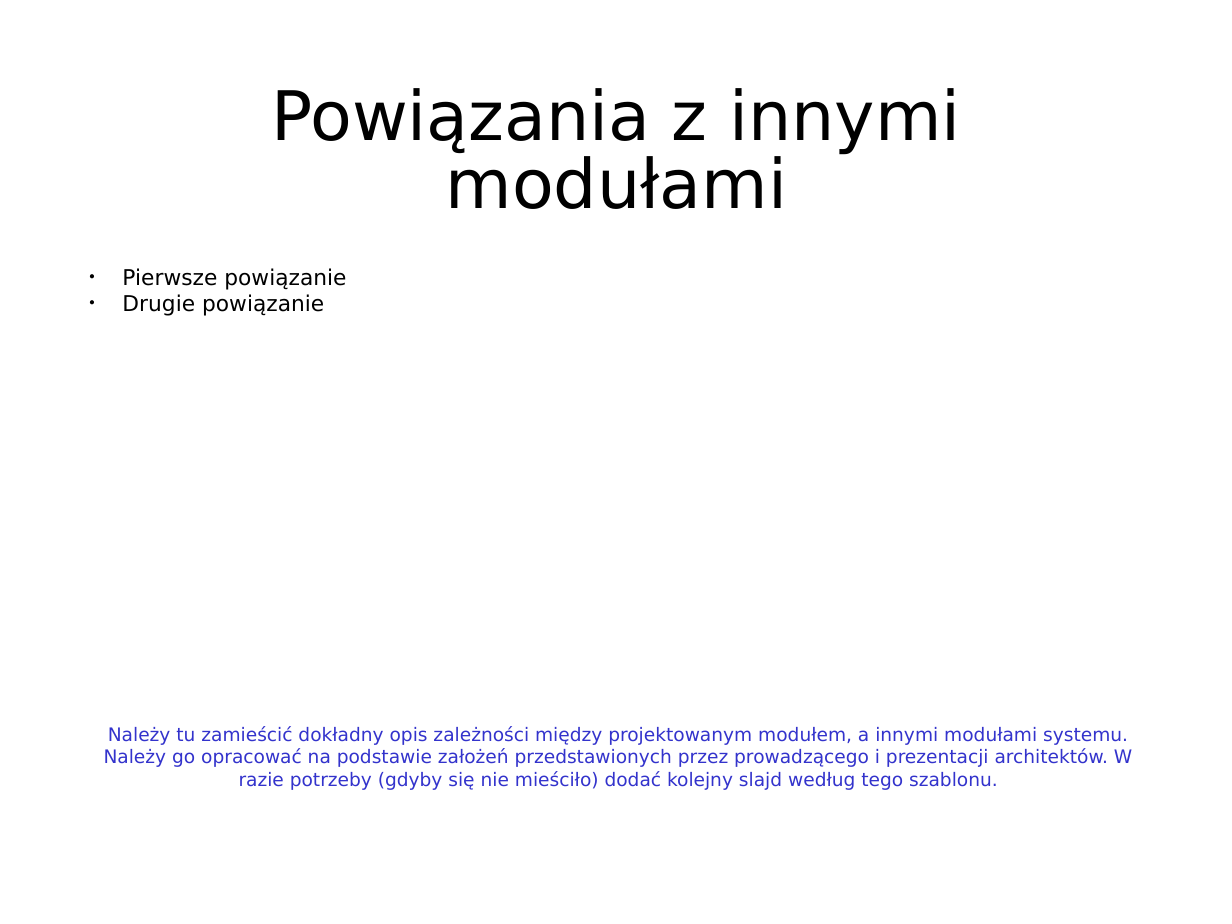
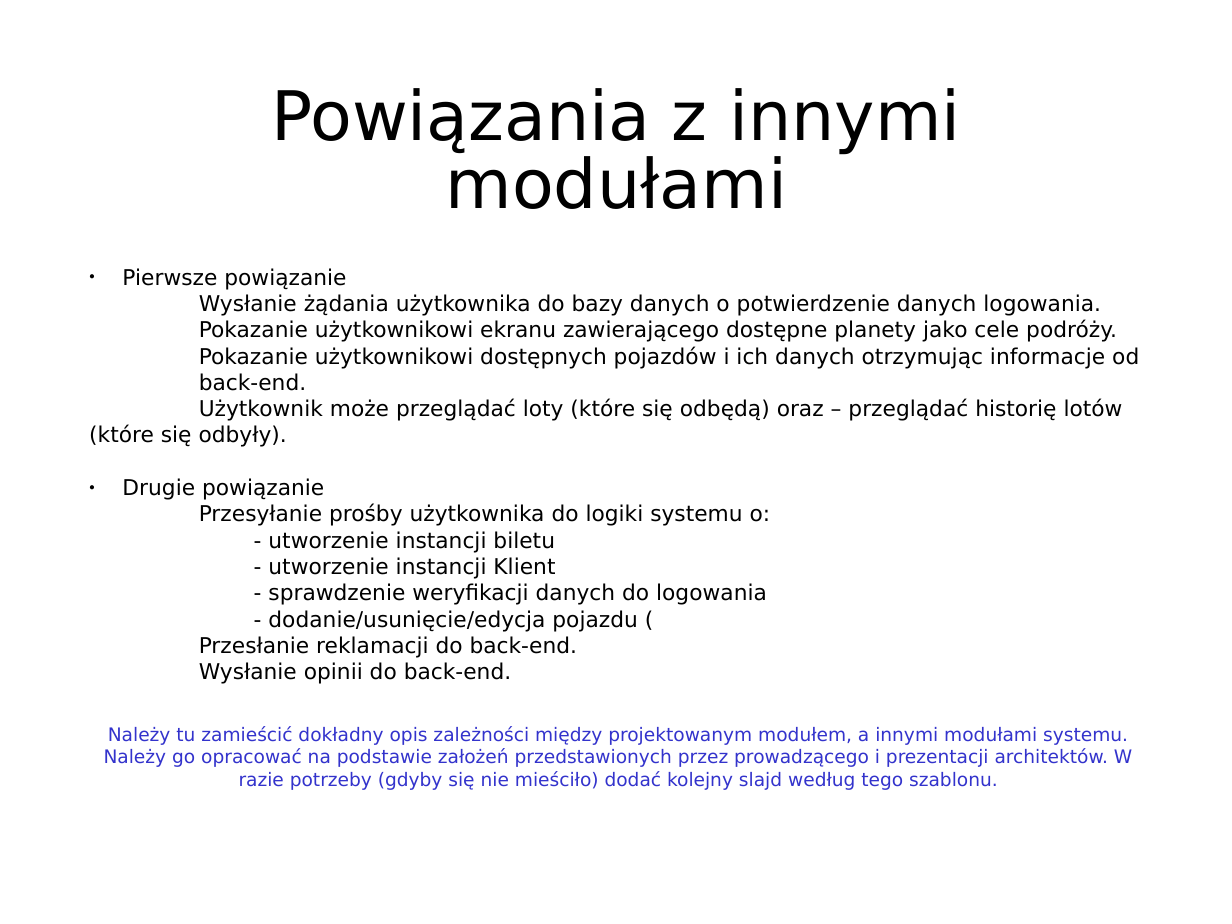
Before and after one commit to Informatyka-Stosowana-Chopy/Inzynieria-oprogramowania, a slide deck: slide 7 of front-end/front-end_prez.ppt (slide 8 before the commit). Drawn at 1232x924 pixels with LibreOffice and Linux fonts; fonts in the diff are those of the drawing. Boxes give left, top, right and bottom in pixels: in the first picture for what was removed or moved away, otherwise in the second. Text is boxed around its words. In the diff, an @@ line names an element or a change of style, - is before the commit and + after.

```diff
--- a/front-end/front-end_prez.ppt
+++ b/front-end/front-end_prez.ppt
@@ text added at (89,268,1139,684), 14 pt, text #000000 @@
+● Pierwsze powiązanie
+Wysłanie żądania użytkownika do bazy danych o potwierdzenie danych logowania.
+Pokazanie użytkownikowi ekranu zawierającego dostępne planety jako cele podróży.
+Pokazanie użytkownikowi dostępnych pojazdów i ich danych otrzymując informacje od back-end.
+Użytkownik może przeglądać loty (które się odbędą) oraz – przeglądać historię lotów (które się odbyły).
+● Drugie powiązanie
+  Przesyłanie prośby użytkownika do logiki systemu o:
+  - utworzenie instancji biletu
+  - utworzenie instancji Klient
+  - sprawdzenie weryfikacji danych do logowania
+  - dodanie/usunięcie/edycja pojazdu (
+  Przesłanie reklamacji do back-end.
+  Wysłanie opinii do back-end.
@@ text removed at (122,268,346,316) @@
-● Pierwsze powiązanie
-● Drugie powiązanie
```
Also in this commit, not shown: 6 other slides changed, 4 slides added, 5 slides removed.
